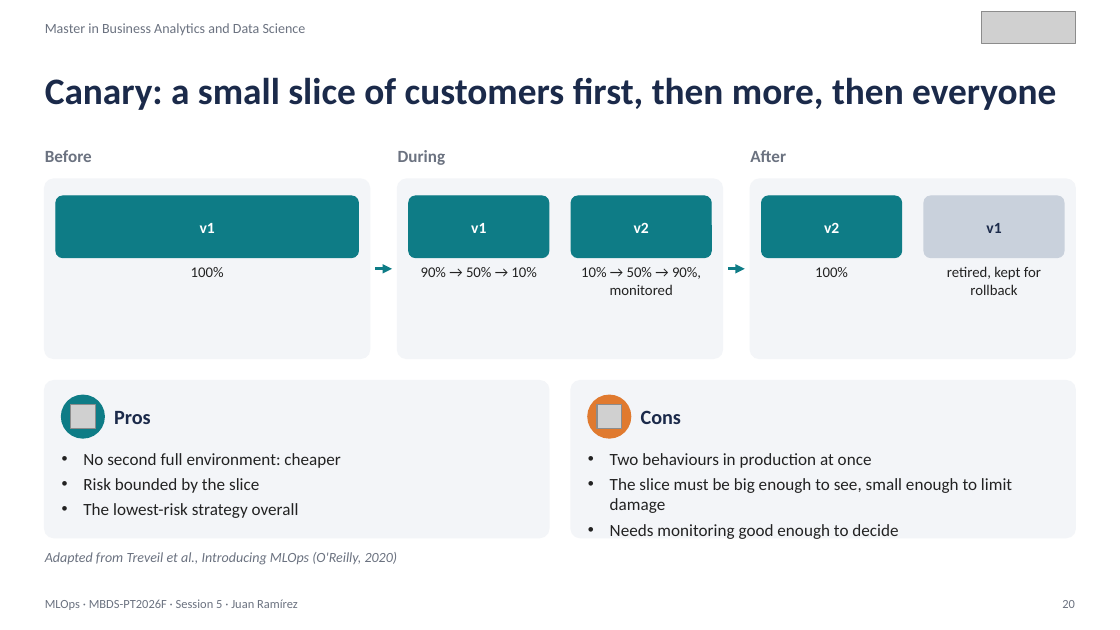
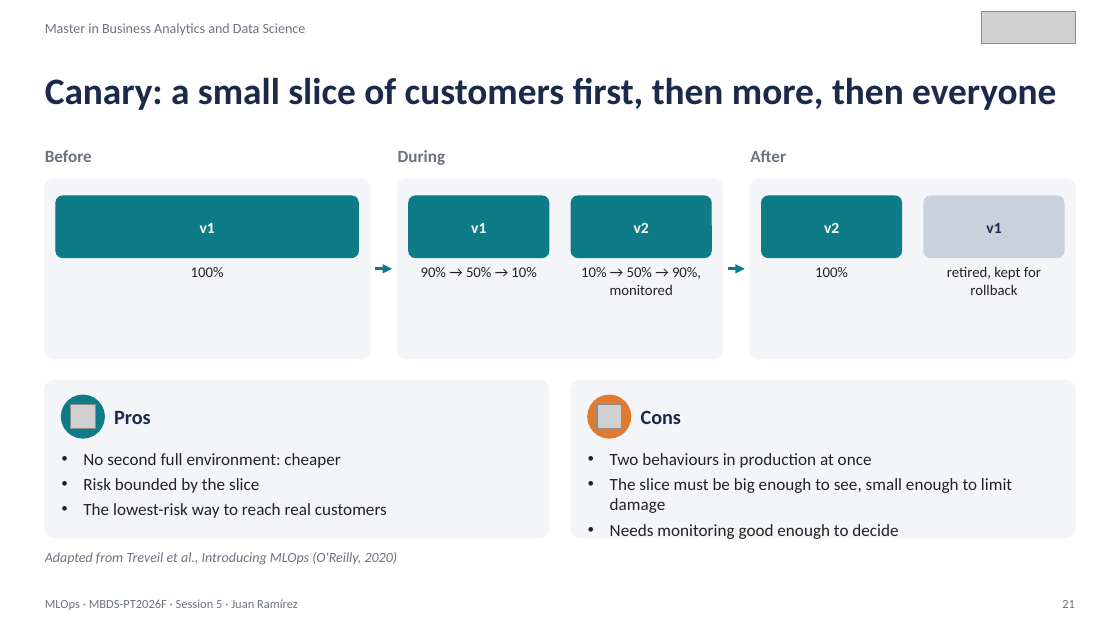
Before and after one commit to juanmaramirezgarcia/mlops-2026-27, a slide deck: slide 21 of 2026-27/S05/MLOps_S05_CICD_Deployment_Strategies.pptx (slide 20 before the commit). Drawn at 1120x630 pixels with LibreOffice and Linux fonts; fonts in the diff are those of the drawing; grey boxes stand for pictures. Boxes give left, top, right and bottom in pixels: in the first picture for what was removed or moved away, otherwise in the second. Text is boxed around its words. In the diff, an @@ line names an element or a change of style, - is before the commit and + after.

```diff
--- a/2026-27/S05/MLOps_S05_CICD_Deployment_Strategies.pptx
+++ b/2026-27/S05/MLOps_S05_CICD_Deployment_Strategies.pptx
@@ text at (83,503,387,518): text changed @@
-• The lowest-risk strategy overall
+• The lowest-risk way to reach real customers
@@ text at (1062,600,1075,608): text changed @@
-20
+21
```
Also in this commit, not shown: 26 other slides changed, 1 slide added, 32 other files.
